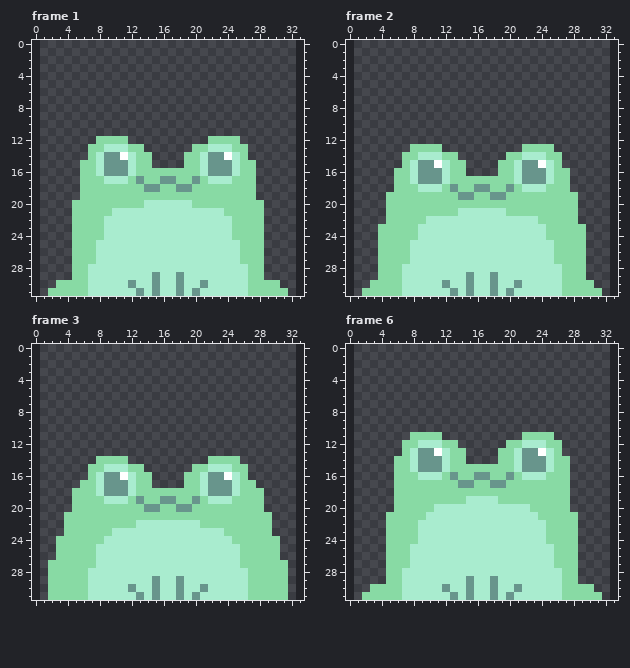
One commit to this pixel-art file: assets/Grenouille.ase. That is the earlier state.
32x32 pixels, 15 frames. Shown: frame 1, frame 2, frame 3, frame 6. The old version is drawn lined up with the new one, on the new canvas. The commit also changed other frames, which this record leaves out.
After the commit:
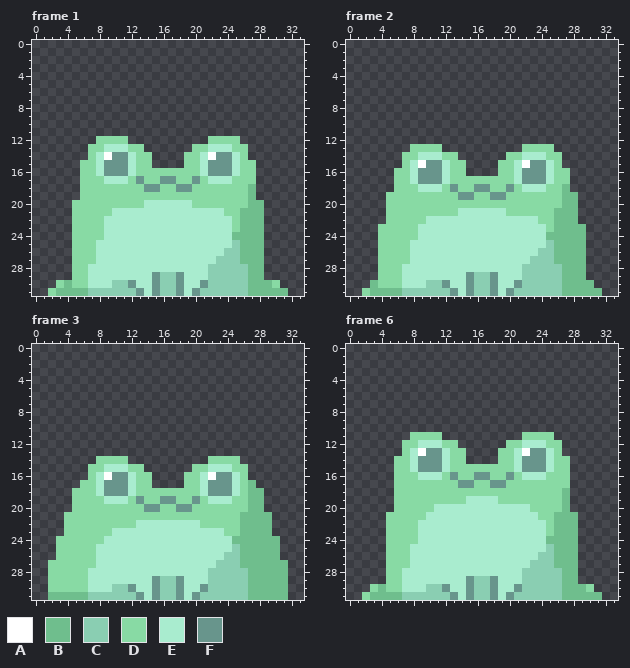
Palette (. is transparent): A #ffffff  B #6fbe8d  C #8aceb2  D #88daa4  E #a9eccf  F #68958c
Difference:
canvas 32x32 -> 34x32, the old top-left corner now at 1,0
--- frame 1
@@ x 7..26 @@
 13 DDEEEDD......DDEEEDD
-14 DEFFAEDD....DDEFFAED
+14 DEAFFEDD....DDEAFFED
 15 DEFFFEDD....DDEFFFED
@@ x 0..33 @@
 17 ......DDDEEEDFDDFFDDFDEEEDDD......
-18 ......DDDDDDDDFFDDFFDDDDDDDD......
-19 ......DDDDDDDDDDDDDDDDDDDDDD......
-20 .....DDDDDDDDDEEEEEEDDDDDDDDD.....
-21 .....DDDDDEEEEEEEEEEEEEEDDDDD.....
-22 .....DDDDEEEEEEEEEEEEEEEEDDDD.....
-23 .....DDDDEEEEEEEEEEEEEEEEDDDD.....
-24 .....DDDDEEEEEEEEEEEEEEEEDDDD.....
-25 .....DDDEEEEEEEEEEEEEEEEEEDDD.....
-26 .....DDDEEEEEEEEEEEEEEEEEEDDD.....
-27 .....DDDEEEEEEEEEEEEEEEEEEDDD.....
-28 .....DDEEEEEEEEEEEEEEEEEEEEDD.....
-29 .....DDEEEEEEEEFEEFEEEEEEEEDD.....
-30 ...DDDDEEEEEFEEFEEFEEFEEEEEDDDD...
-31 ..DDDDDEEEEEEFEFEEFEFEEEEEEDDDDD..
+18 ......DDDDDDDDFFDDFFDDDDDDDB......
+19 ......DDDDDDDDDDDDDDDDDDDDDB......
+20 .....DDDDDDDDDEEEEEEDDDDDDDBB.....
+21 .....DDDDDEEEEEEEEEEEEEEDDBBB.....
+22 .....DDDDEEEEEEEEEEEEEEEEDBBB.....
+23 .....DDDDEEEEEEEEEEEEEEEEDBBB.....
+24 .....DDDDEEEEEEEEEEEEEEEEBBBB.....
+25 .....DDDEEEEEEEEEEEEEEEEECBBB.....
+26 .....DDDEEEEEEEEEEEEEEEECCBBB.....
+27 .....DDDEEEEEEEEEEEEEEECCCBBB.....
+28 .....DDEEEEEEEEEEEEEEECCCCCBB.....
+29 .....DDEEEEEEEEFCCFEEECCCCCBB.....
+30 ...DBDDEEECCFEEFCCFEEFCCCCCBBBD...
+31 ..DBBBBCCCCCCFEFCCFEFCCCCCCBBBBB..
--- frame 2
@@ x 0..33 @@
 14 .......DDEEEDD......DDEEEDD.......
-15 .......DEFFAEDD....DDEFFAED.......
+15 .......DEAFFEDD....DDEAFFED.......
 16 ......DDEFFFEDD....DDEFFFEDD......
 17 ......DDEFFFEDDDDDDDDEFFFEDD......
-18 ......DDDEEEDFDDFFDDFDEEEDDD......
-19 .....DDDDDDDDDFFDDFFDDDDDDDDD.....
-20 .....DDDDDDDDDDDDDDDDDDDDDDDD.....
-21 .....DDDDDDDDDEEEEEEDDDDDDDDD.....
-22 .....DDDDDEEEEEEEEEEEEEEDDDDD.....
-23 ....DDDDDEEEEEEEEEEEEEEEEDDDDD....
-24 ....DDDDDEEEEEEEEEEEEEEEEDDDDD....
-25 ....DDDDEEEEEEEEEEEEEEEEEEDDDD....
-26 ....DDDDEEEEEEEEEEEEEEEEEEDDDD....
-27 ....DDDDEEEEEEEEEEEEEEEEEEDDDD....
-28 ....DDDEEEEEEEEEEEEEEEEEEEEDDD....
-29 ....DDDEEEEEEEEFEEFEEEEEEEEDDD....
-30 ...DDDDEEEEEFEEFEEFEEFEEEEEDDDD...
-31 ..DDDDDEEEEEEFEFEEFEFEEEEEEDDDDD..
+18 ......DDDEEEDFDDFFDDFDEEEDDB......
+19 .....DDDDDDDDDFFDDFFDDDDDDDBB.....
+20 .....DDDDDDDDDDDDDDDDDDDDDDBB.....
+21 .....DDDDDDDDDEEEEEEDDDDDDBBB.....
+22 .....DDDDDEEEEEEEEEEEEEEDDBBB.....
+23 ....DDDDDEEEEEEEEEEEEEEEEDBBBB....
+24 ....DDDDDEEEEEEEEEEEEEEEEBBBBB....
+25 ....DDDDEEEEEEEEEEEEEEEEECBBBB....
+26 ....DDDDEEEEEEEEEEEEEEEECCBBBB....
+27 ....DDDDEEEEEEEEEEEEEEECCCBBBB....
+28 ....DDDEEEEEEEEEEEEEEECCCCCBBB....
+29 ....DDDEEEEEEEEFCCFEEECCCCCBBB....
+30 ...BDDDEEECCFEEFCCFEEFCCCCCBBBB...
+31 ..DBBBBCCCCCCFEFCCFEFCCCCCCBBBBB..
--- frame 3
@@ x 0..33 @@
 15 .......DDEEEDD......DDEEEDD.......
-16 .......DEFFAEDD....DDEFFAED.......
-17 ......DDEFFFEDD....DDEFFFEDD......
-18 .....DDDEFFFEDDDDDDDDEFFFEDDD.....
-19 .....DDDDEEEDFDDFFDDFDEEEDDDD.....
-20 .....DDDDDDDDDFFDDFFDDDDDDDDD.....
-21 ....DDDDDDDDDDDDDDDDDDDDDDDDDD....
-22 ....DDDDDDDDDEEEEEEEEDDDDDDDDD....
-23 ....DDDDDDEEEEEEEEEEEEEEDDDDDD....
-24 ...DDDDDDEEEEEEEEEEEEEEEEDDDDDD...
-25 ...DDDDDEEEEEEEEEEEEEEEEEEDDDDD...
-26 ...DDDDDEEEEEEEEEEEEEEEEEEDDDDD...
-27 ..DDDDDDEEEEEEEEEEEEEEEEEEDDDDDD..
-28 ..DDDDDEEEEEEEEEEEEEEEEEEEEDDDDD..
-29 ..DDDDDEEEEEEEEFEEFEEEEEEEEDDDDD..
-30 ..DDDDDEEEEEFEEFEEFEEFEEEEEDDDDD..
-31 ..DDDDDEEEEEEFEFEEFEFEEEEEEDDDDD..
+16 .......DEAFFEDD....DDEAFFED.......
+17 ......DDEFFFEDD....DDEFFFEDB......
+18 .....DDDEFFFEDDDDDDDDEFFFEDBB.....
+19 .....DDDDEEEDFDDFFDDFDEEEDDBB.....
+20 .....DDDDDDDDDFFDDFFDDDDDDDBB.....
+21 ....DDDDDDDDDDDDDDDDDDDDDDBBBB....
+22 ....DDDDDDDDDEEEEEEEEDDDDDBBBB....
+23 ....DDDDDDEEEEEEEEEEEEEEDDBBBB....
+24 ...DDDDDDEEEEEEEEEEEEEEEEBBBBBB...
+25 ...DDDDDEEEEEEEEEEEEEEEEECBBBBB...
+26 ...DDDDDEEEEEEEEEEEEEEEECCBBBBB...
+27 ..DDDDDDEEEEEEEEEEEEEEECCCBBBBBB..
+28 ..DDDDDEEEEEEEEEEEEEEECCCCCBBBBB..
+29 ..DDDDDEEEEEEEEFCCFEEECCCCCBBBBB..
+30 ..DDDDDEEECCFEEFCCFEEFCCCCCBBBBB..
+31 ..BBBBBCCCCCCFEFCCFEFCCCCCCBBBBB..
--- frame 6
@@ x 7..26 @@
 12 DDEEEDD......DDEEEDD
-13 DEFFAEDD....DDEFFAED
+13 DEAFFEDD....DDEAFFED
 14 DEFFFEDD....DDEFFFED
@@ x 0..33 @@
 17 ......DDDDDDDDFFDDFFDDDDDDDD......
-18 ......DDDDDDDDDDDDDDDDDDDDDD......
-19 ......DDDDDDDDDEEEEDDDDDDDDD......
-20 ......DDDDDEEEEEEEEEEEEDDDDD......
-21 .....DDDDDEEEEEEEEEEEEEEDDDDD.....
-22 .....DDDDEEEEEEEEEEEEEEEEDDDD.....
-23 .....DDDDEEEEEEEEEEEEEEEEDDDD.....
-24 .....DDDDEEEEEEEEEEEEEEEEDDDD.....
-25 .....DDDEEEEEEEEEEEEEEEEEEDDD.....
-26 .....DDDEEEEEEEEEEEEEEEEEEDDD.....
-27 .....DDDEEEEEEEEEEEEEEEEEEDDD.....
-28 .....DDEEEEEEEEEEEEEEEEEEEEDD.....
-29 .....DDEEEEEEEEFEEFEEEEEEEEDD.....
-30 ...DDDDEEEEEFEEFEEFEEFEEEEEDDDD...
-31 ..DDDDDEEEEEEFEFEEFEFEEEEEEDDDDD..
+18 ......DDDDDDDDDDDDDDDDDDDDDB......
+19 ......DDDDDDDDDEEEEDDDDDDDDB......
+20 ......DDDDDEEEEEEEEEEEEDDDDB......
+21 .....DDDDDEEEEEEEEEEEEEEDDBBB.....
+22 .....DDDDEEEEEEEEEEEEEEEEDBBB.....
+23 .....DDDDEEEEEEEEEEEEEEEEDBBB.....
+24 .....DDDDEEEEEEEEEEEEEEEEBBBB.....
+25 .....DDDEEEEEEEEEEEEEEEEECBBB.....
+26 .....DDDEEEEEEEEEEEEEEEECCBBB.....
+27 .....DDDEEEEEEEEEEEEEEECCCBBB.....
+28 .....DDEEEEEEEEEEEEEEECCCCCBB.....
+29 .....DDEEEEEEEEFCCFEEECCCCCBB.....
+30 ...DBDDEEECCFEEFCCFEEFCCCCCBBBD...
+31 ..DBBBBCCCCCCFEFCCFEFCCCCCCBBBBB..
